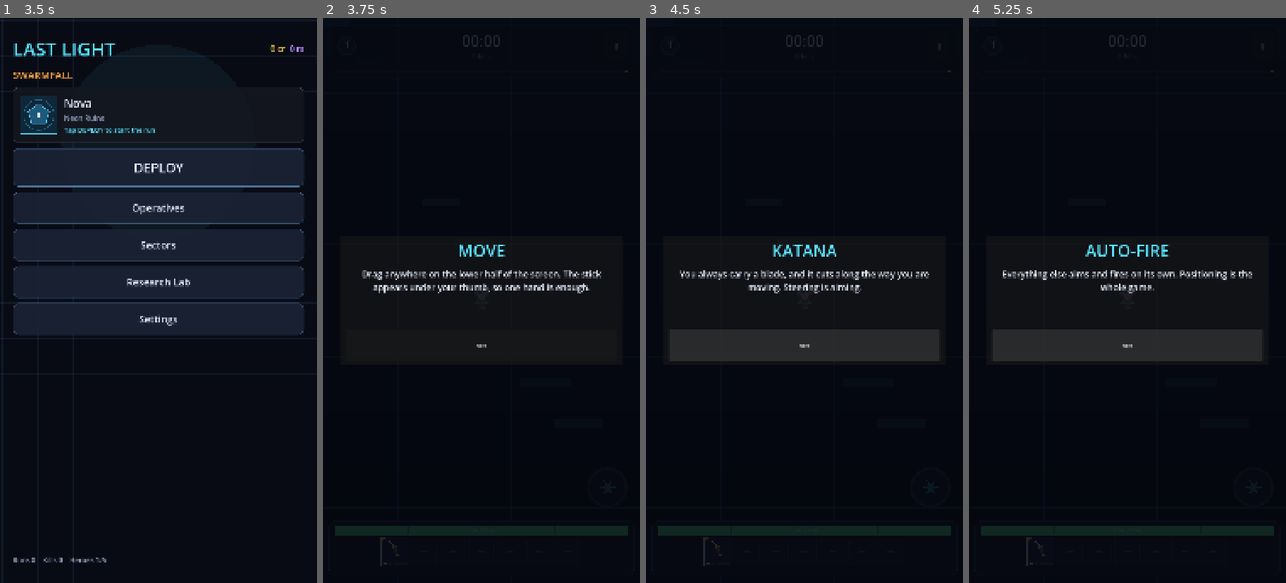
Above: before the commit, frames 1-4 (left to right).
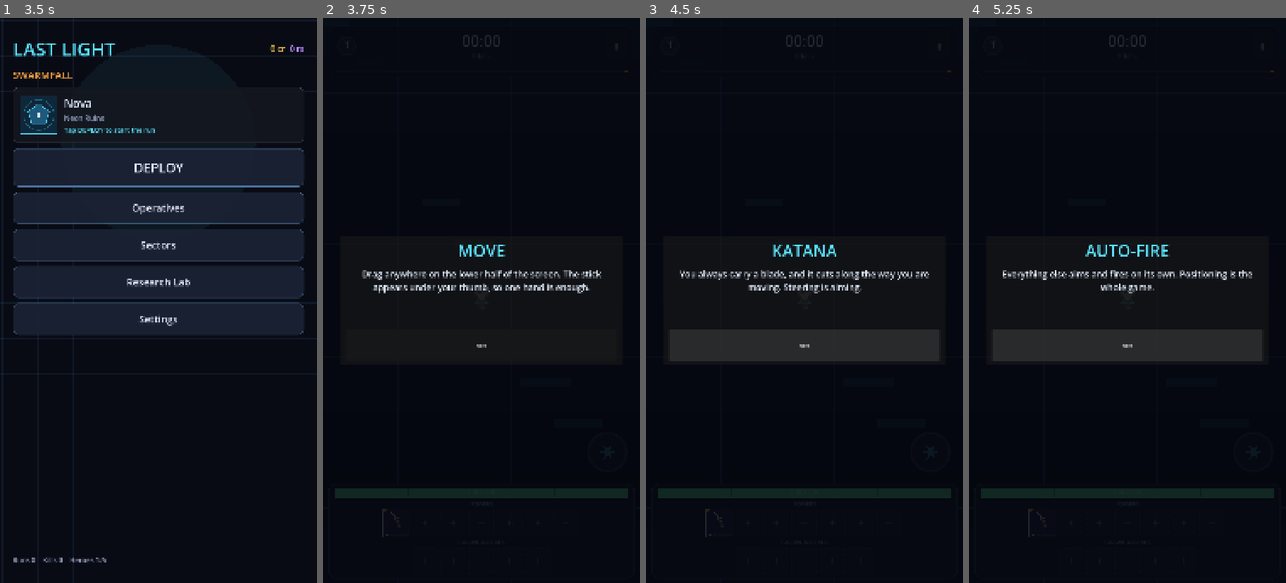
Above: after the commit, the same moments.

Repository: ArvinthRajkumar/Survivor-io
Game: Godot game, scene res://scenes/game/Boot.tscn
Same seed, same stepped clock (60 frames per second), same inputs: the game is played once before the commit and once after it.
Inputs (mouse positions are in pixels of both pictures, inside the frame that each line leads up to):
- Up to frame 1 (3.5 s): tap Enter at 0.5 s; move the mouse to (228, 272) at 0.52 s; hold D (move_right) 0.53-1.25 s; tap Space (use_ultimate) at 0.6 s; click (228, 272) at 0.67 s; click "Upgrades" at 1.25 s; click "Relics" at 2 s; click "Back" at 2.75 s
- Up to frame 2 (3.75 s): click "DEPLOY" at 3.5 s
- Up to frame 3 (4.5 s): click "Next" at 4.25 s
- Up to frame 4 (5.25 s): click "Next" at 5 s

Frame 1 is identical in both runs. In frame 2, 3.3% of the frame differs, in the area x 3-97%, y 83-97%; in frame 3, 3.3%; in frame 4, 3.3%.

Commit message:
Fix results screen, katana coverage, HUD rows, pickups, high score
Six fixes from a first playtest pass on the debug APK.

Results screen. add_stat_row() built both labels with word-wrap on by
default. A wrapped Label reports almost no minimum width — Godot lets the
container decide, since it can always wrap more — so the value label,
sitting next to a sibling set to EXPAND_FILL, was starved down to a
sliver and every digit wrapped onto its own line. That inflated the
panel far past the screen, which is also why Main Menu was unreachable:
the buttons were still there, just pushed off screen. Turning wrap off
for these one-line stat rows was the actual fix.

Character always faces the camera. Removed the three-quarter turn
(_back) entirely — running toward the top of the screen used to show the
character's back; now only the left/right mirror and lean change with
movement.

Katana now hits front, back, and pulses outward. Every swing spawns a
mirrored back cut alongside the front one (so a crowd that has wrapped
around the player is not a blind spot), plus a lighter full-circle
pressure pulse once per cooldown that catches anything standing still
beside the player between swings. All three reuse the existing SlashArc
pooling, no new entity type.

HUD split into Powers / Passive Abilities rows. The bottom bar was one
row mixing both categories in pick order; it's now two labelled rows,
each sized to how many of that category could ever be owned (capped by
the six-slot budget and by how many actually exist in content, so
Passives — only five exist — isn't stretched out with dead sockets).

Pickups no longer fly in from across the screen. The base pickup radius
was 260 (2.1x soft-pull field on top of that), so a kill almost anywhere
in view would start homing toward the player before they'd taken a step.
Base radius is now a real "walk over it" 70, with Salvage Magnet's own
bonus roughly doubled so choosing it is what actually earns the wide
pull.

Main menu shows longest survival. Added
SaveManager.get_best_time_overall() (max across every sector's best
time) and surface it above the existing Runs/Kills/Heroes line, omitted
entirely on a blank profile rather than showing 00:00.

Verified headless (multi-minute soak, no script errors) and visually via
Xvfb screenshots — the results screen with representative data, the
character across all movement directions, and the live two-row HUD.

Co-Authored-By: Claude Sonnet 5 <noreply@anthropic.com>
Claude-Session: https://claude.ai/code/session_01BuoY5GuLTjzU16DX3CzVB3

Diff:
--- a/resources/heroes/aegis.tres
+++ b/resources/heroes/aegis.tres
@@ -12,7 +12,7 @@
 move_speed = 280.0
 armor = 4.0
 damage_mult = 0.94
-pickup_radius = 260.0
+pickup_radius = 70.0
 starting_power_id = &"katana"
 passive_id = &"bulwark_plating"
 passive_name = "Bulwark Plating"
--- a/resources/heroes/bramble.tres
+++ b/resources/heroes/bramble.tres
@@ -11,7 +11,7 @@
 max_health = 130.0
 armor = 2.0
 area_mult = 1.05
-pickup_radius = 260.0
+pickup_radius = 70.0
 starting_power_id = &"katana"
 passive_id = &"deep_roots"
 passive_name = "Deep Roots"
--- a/resources/heroes/ember.tres
+++ b/resources/heroes/ember.tres
@@ -11,7 +11,7 @@
 move_speed = 310.0
 damage_mult = 1.08
 area_mult = 1.1
-pickup_radius = 260.0
+pickup_radius = 70.0
 starting_power_id = &"katana"
 passive_id = &"kindling"
 passive_name = "Kindling"
--- a/resources/heroes/nova.tres
+++ b/resources/heroes/nova.tres
@@ -11,7 +11,7 @@
 max_health = 110.0
 move_speed = 330.0
 cooldown_mult = 0.94
-pickup_radius = 260.0
+pickup_radius = 70.0
 crit_chance = 0.08
 passive_id = &"overclock"
 passive_name = "Overclock"
--- a/resources/heroes/rift.tres
+++ b/resources/heroes/rift.tres
@@ -10,7 +10,7 @@
 description = "Maps the tears the swarm crawls out of. Never quite in the place you last saw."
 max_health = 85.0
 move_speed = 355.0
-pickup_radius = 260.0
+pickup_radius = 70.0
 crit_chance = 0.1
 crit_damage = 1.75
 luck = 2.0
--- a/resources/powers/salvage_magnet.tres
+++ b/resources/powers/salvage_magnet.tres
@@ -13,7 +13,7 @@
 level_notes = PackedStringArray()
 count_at_levels = PackedInt32Array()
 stat_multipliers = {
-"pickup_radius_mult": 0.22,
+"pickup_radius_mult": 0.4,
 "xp_gain_mult": 0.15
 }
 color = Color(1, 0.72, 0.35, 1)
--- a/scripts/autoload/SaveManager.gd
+++ b/scripts/autoload/SaveManager.gd
@@ -304,6 +304,15 @@
 	return float(best.get(String(level_id), 0.0))
 
 
+## Longest survival across every sector, for the main menu's headline stat.
+func get_best_time_overall() -> float:
+	var best: Dictionary = profile.get("best_times", {})
+	var top := 0.0
+	for key in best:
+		top = maxf(top, float(best[key]))
+	return top
+
+
 func get_clear_count(level_id: StringName) -> int:
 	var clears: Dictionary = profile.get("clears", {})
 	return int(clears.get(String(level_id), 0))
--- a/scripts/pickups/XPShard.gd
+++ b/scripts/pickups/XPShard.gd
@@ -9,8 +9,11 @@
 const LIFETIME := 75.0
 ## Shards inside this multiple of the magnet radius start drifting in on their
 ## own. The Area2D magnet gives a crisp snap; this soft pull is what stops a
-## ranged build from leaving most of its own XP on the floor.
-const SOFT_PULL_SCALE := 2.1
+## ranged build from leaving most of its own XP on the floor. Kept close to 1x
+## now that the base pickup radius is itself tight (a shard should not start
+## flying across half the screen just because the player exists somewhere on
+## it) — a dedicated magnet passive is what is supposed to widen this.
+const SOFT_PULL_SCALE := 1.5
 const SCAN_INTERVAL := 0.3
 
 var value: int = 1
--- a/scripts/player/PlayerVisual.gd
+++ b/scripts/player/PlayerVisual.gd
@@ -6,9 +6,9 @@
 ## enemies on screen. Everything that makes it feel alive is layered on top of
 ## that silhouette rather than baked into it:
 ##
-##  * a three-quarter turn — the character shows its back when running upward and
-##    its face when running down, which is what stops top-down movement reading
-##    as a sprite sliding on ice;
+##  * the operative always faces the camera — only the left/right mirror and the
+##    lean change with movement, so the player's own character is never a blank
+##    silhouette to look at;
 ##  * a scarf simulated as a lagging chain, so direction changes whip it;
 ##  * squash and stretch driven by acceleration, plus a lean into the turn;
 ##  * footfall dust timed to the actual step cycle;
@@ -40,8 +40,6 @@
 var _thrust: float = 0.0
 var _facing: float = 1.0
 var _lean: float = 0.0
-## 0 = facing the camera, 1 = seen from behind. Blended, never snapped.
-var _back: float = 0.0
 var _squash: float = 0.0
 var _last_speed: float = 0.0
 var _hurt_flash: float = 0.0
@@ -90,10 +88,6 @@
 	if absf(dir.x) > 0.12:
 		_facing = signf(dir.x)
 	_lean = clampf(dir.x * 0.20, -0.24, 0.24)
-	# Turning toward the top of the screen shows the operative's back; the blend
-	# is slow enough that a wiggle never flips the character back and forth.
-	var want_back := clampf(-dir.y * 1.6, 0.0, 1.0) if dir.length_squared() > 0.02 else _back
-	_back = lerpf(_back, want_back, clampf(delta * 7.0, 0.0, 1.0))
 	# Acceleration drives squash and stretch: speeding up stretches the body
 	# along its travel, slamming to a stop squashes it.
 	var accel := (speed - _last_speed) / maxf(0.0001, delta)
@@ -116,7 +110,6 @@
 	_slash_time = _slash_span
 	if absf(_slash_dir.x) > 0.2:
 		_facing = signf(_slash_dir.x)
-	_back = lerpf(_back, clampf(-_slash_dir.y * 1.6, 0.0, 1.0), 0.5)
 	# A short lunge sells the commitment of the swing.
 	_lunge = _slash_dir * (7.0 if spin else 5.0)
 
@@ -400,22 +393,14 @@
 		shade.append((p as Vector2).rotated(lean) + centre)
 	draw_colored_polygon(shade, Color(0.0, 0.0, 0.0, 0.16))
 
-	if _back > 0.5:
-		# Seen from behind: a spine seam and the harness that holds the saya.
-		draw_line(Vector2(0.0, -BODY_HEIGHT * 0.5).rotated(lean) + centre,
-			Vector2(0.0, BODY_HEIGHT * 0.6).rotated(lean) + centre,
-			tint.darkened(0.3), 2.0, true)
-		draw_line(Vector2(-BODY_WIDTH * 0.9, -BODY_HEIGHT * 0.2).rotated(lean) + centre,
-			Vector2(BODY_WIDTH * 0.9, BODY_HEIGHT * 0.15).rotated(lean) + centre,
-			accent_secondary.darkened(0.36), 3.0, true)
-	else:
-		# Seen from the front: open jacket, undershirt, and the roster emblem.
-		var lapel := PackedVector2Array()
-		for p in [Vector2(-5.5, -BODY_HEIGHT * 0.55), Vector2(5.5, -BODY_HEIGHT * 0.55),
-				Vector2(3.0, BODY_HEIGHT * 0.6), Vector2(-3.0, BODY_HEIGHT * 0.6)]:
-			lapel.append((p as Vector2).rotated(lean) + centre)
-		draw_colored_polygon(lapel, tint.darkened(0.75))
-		_draw_emblem(centre + Vector2(0.0, -BODY_HEIGHT * 0.12).rotated(lean), lean)
+	# Open jacket, undershirt, and the roster emblem — always visible since the
+	# operative always faces the camera.
+	var lapel := PackedVector2Array()
+	for p in [Vector2(-5.5, -BODY_HEIGHT * 0.55), Vector2(5.5, -BODY_HEIGHT * 0.55),
+			Vector2(3.0, BODY_HEIGHT * 0.6), Vector2(-3.0, BODY_HEIGHT * 0.6)]:
+		lapel.append((p as Vector2).rotated(lean) + centre)
+	draw_colored_polygon(lapel, tint.darkened(0.75))
+	_draw_emblem(centre + Vector2(0.0, -BODY_HEIGHT * 0.12).rotated(lean), lean)
 
 	# Belt across the hips.
 	var belt_l := Vector2(-BODY_WIDTH * 1.0, BODY_HEIGHT * 0.44).rotated(lean) + centre
@@ -507,16 +492,14 @@
 func _draw_head(origin: Vector2, lean: float, tint: Color) -> void:
 	var head := origin + Vector2(0.0, -BODY_HEIGHT - HEAD_RADIUS * 0.55).rotated(lean * 0.6)
 	var tilt := lean * 0.5
-	var from_behind := _back > 0.55
 
 	# Hair mass behind the face, with a couple of loose strands that sway.
 	_draw_hair_back(head, tilt)
 
-	# Ears, only where a viewer would actually see them.
-	if not from_behind:
-		for side in [-1.0, 1.0]:
-			draw_circle(head + Vector2(side * HEAD_RADIUS * 0.94, HEAD_RADIUS * 0.06), 3.2,
-				_skin.darkened(0.08))
+	# Ears.
+	for side in [-1.0, 1.0]:
+		draw_circle(head + Vector2(side * HEAD_RADIUS * 0.94, HEAD_RADIUS * 0.06), 3.2,
+			_skin.darkened(0.08))
 
 	var skin := _skin
 	if _hurt_flash > 0.0:
@@ -525,18 +508,12 @@
 		skin = skin.darkened(0.35)
 
 	# Head shape: a slightly squared circle reads more like a face than a ball.
-	# Turned away, the same shape is filled with hair rather than skin, which is
-	# the whole reason the turn reads at a glance.
 	var face := PackedVector2Array()
 	for i in 16:
 		var a := TAU * float(i) / 16.0
 		var r := HEAD_RADIUS * (1.0 - 0.06 * cos(a * 2.0))
 		face.append(head + Vector2(cos(a) * r, sin(a) * r * 0.98))
-	draw_colored_polygon(face, _hair if from_behind else skin)
-
-	if from_behind:
-		_draw_back_of_head(head, tilt)
-		return
+	draw_colored_polygon(face, skin)
 
 	_draw_face(head, skin)
 	_draw_hair_front(head, tilt)
@@ -548,28 +525,6 @@
 		accent_secondary, 4.2, true)
 	draw_circle(head + Vector2(HEAD_RADIUS * 0.30 * _facing, -HEAD_RADIUS * 0.44), 3.0,
 		Color(1, 1, 1, 0.85))
-
-
-## Running away from the camera: hair, the sheen across it, and the headband
-## knot with two ties that swing on their own clock.
-func _draw_back_of_head(head: Vector2, tilt: float) -> void:
-	draw_arc(head + Vector2(0.0, -HEAD_RADIUS * 0.12), HEAD_RADIUS * 0.72,
-		PI * 1.10, PI * 1.70, 10, _hair.lightened(0.26), 3.4, true)
-	# Nape: a short fan of strands where the hair meets the collar.
-	for i in 5:
-		var t := float(i) / 4.0
-		var root := head + Vector2(lerpf(-0.62, 0.62, t) * HEAD_RADIUS, HEAD_RADIUS * 0.55)
-		draw_line(root, root + Vector2((t - 0.5) * 6.0, HEAD_RADIUS * 0.34).rotated(tilt),
-			_hair.darkened(0.25), 4.0, true)
-	draw_line(head + Vector2(-HEAD_RADIUS * 0.96, -HEAD_RADIUS * 0.10).rotated(tilt * 0.4),
-		head + Vector2(HEAD_RADIUS * 0.96, -HEAD_RADIUS * 0.14).rotated(tilt * 0.4),
-		accent_secondary, 4.2, true)
-	var knot := head + Vector2(HEAD_RADIUS * 0.80 * _facing, -HEAD_RADIUS * 0.08)
-	draw_circle(knot, 3.4, accent_secondary)
-	for i in 2:
-		var sway := sin(_phase * 5.5 + float(i) * 1.4) * 3.2
-		draw_line(knot, knot + Vector2(8.0 * _facing + sway, 9.0 + float(i) * 3.0),
-			accent_secondary.darkened(0.12 + 0.1 * float(i)), 2.6, true)
 
 
 func _draw_hair_back(head: Vector2, tilt: float) -> void:
--- a/scripts/powers/behaviors/KatanaPower.gd
+++ b/scripts/powers/behaviors/KatanaPower.gd
@@ -7,10 +7,21 @@
 ## last heading, which means a player who backs off a crowd and stops still has
 ## their edge pointed at it.
 ##
+## Every swing is really three attacks at once, so nothing standing next to the
+## player is ever actually safe:
+##  * a front cut in the direction of travel;
+##  * a mirrored back cut, so a crowd that has wrapped around the player is not
+##    a blind spot;
+##  * a lighter full-circle pressure pulse layered on top, once per cooldown,
+##    which is the "not just the line attack" case — an enemy standing still
+##    beside the player between swings still takes chip damage from it.
+##
 ## Swings alternate handedness (down-swing, then back-swing) so a held direction
 ## reads as a combo rather than one animation looping. Levels widen the arc,
 ## lengthen the reach and add follow-up cuts; at max level the follow-up becomes
-## a full spin that clears every side at once.
+## a full spin that clears every side in one sweep (so it skips the separate
+## back cut — a mirrored copy of a circle that already covers everything would
+## just double its own damage for no new coverage).
 
 const BASE_REACH := 122.0
 const BASE_ARC := 2.05
@@ -54,6 +65,9 @@
 func _fire() -> void:
 	var dir := _swing_direction()
 	_swing(dir, false)
+	# The pressure pulse is tied to the cooldown, not to every individual cut,
+	# so a levelled combo does not also multiply the AOE by its cut count.
+	_aoe_pulse()
 	# Extra cuts land as a follow-up rather than all at once, so a levelled
 	# katana reads as a faster combo instead of a thicker single hit.
 	_queued = maxi(0, get_count() - 1)
@@ -85,16 +99,12 @@
 	var spin := is_max_level() and finisher
 	var arc := TAU if spin else get_arc()
 	var reach := get_reach() * (1.12 if spin else 1.0)
-	var cfg := {
+	var base_cfg := {
 		"position": player.global_position,
 		"follow": player,
-		"facing": dir.angle(),
-		"arc": arc,
 		"reach": reach,
-		"direction": _handedness,
 		"sweep_time": 0.16 if spin else 0.10,
 		"life": 0.30 if spin else 0.24,
-		"damage": get_damage() * (1.25 if spin else 1.0),
 		"crit_chance": get_crit_chance(),
 		"crit_damage": get_crit_damage(),
 		"knockback": get_knockback(),
@@ -102,9 +112,62 @@
 		"color2": data.color_secondary,
 		"source_id": get_instance_id(),
 	}
-	ProjectileSystem.instance.spawn_slash(cfg)
+	if spin:
+		# A spin already sweeps every side in one pass; a mirrored copy of a full
+		# circle would just double its own damage without covering anything new.
+		var cfg := base_cfg.duplicate()
+		cfg["facing"] = dir.angle()
+		cfg["arc"] = arc
+		cfg["direction"] = _handedness
+		cfg["damage"] = get_damage() * 1.25
+		ProjectileSystem.instance.spawn_slash(cfg)
+	else:
+		var front := base_cfg.duplicate()
+		front["facing"] = dir.angle()
+		front["arc"] = arc
+		front["direction"] = _handedness
+		front["damage"] = get_damage()
+		ProjectileSystem.instance.spawn_slash(front)
+		# Mirrored back cut: same arc and reach, aimed the other way, swept in
+		# the opposite hand so the two crescents read as one X-shaped pass
+		# rather than a single blade teleporting.
+		var back := base_cfg.duplicate()
+		back["facing"] = dir.angle() + PI
+		back["arc"] = arc
+		back["direction"] = -_handedness
+		back["damage"] = get_damage()
+		ProjectileSystem.instance.spawn_slash(back)
 	# The character animation is driven from here so the blade in the operative's
-	# hands is always in step with the cut that actually deals the damage.
+	# hands is always in step with the front cut — the one visible attack that
+	# actually has an arm behind it.
 	if player.visual != null:
 		player.visual.call("play_slash", dir, _handedness, arc, spin)
 	play_sound(&"shoot", -16.0 if not spin else -10.0)
+
+
+## The full-circle pressure pulse layered under the directional cuts. Weaker
+## than a direct hit — it is meant to catch anything standing still next to the
+## player between swings, not to replace aiming the cut itself.
+func _aoe_pulse() -> void:
+	if player == null or ProjectileSystem.instance == null:
+		return
+	var cfg := {
+		"position": player.global_position,
+		"follow": player,
+		"facing": 0.0,
+		"arc": TAU,
+		"reach": get_reach() * 0.85,
+		"direction": 1.0,
+		"sweep_time": 0.15,
+		"life": 0.26,
+		"damage": get_damage() * 0.5,
+		"crit_chance": get_crit_chance(),
+		"crit_damage": get_crit_damage(),
+		"knockback": get_knockback() * 0.6,
+		# Swapped palette from the directional cuts, so the ring reads as its
+		# own distinct effect rather than a third copy of the same crescent.
+		"color": data.color_secondary,
+		"color2": data.color,
+		"source_id": get_instance_id(),
+	}
+	ProjectileSystem.instance.spawn_slash(cfg)
--- a/scripts/ui/HUD.gd
+++ b/scripts/ui/HUD.gd
@@ -8,17 +8,17 @@
 ##
 ## Layout, top to bottom: a status panel with the level badge, run clock and
 ## milestone bar; the boss banner; the floating log; then the bottom console with
-## the health bar, the slot row and the ultimate button. The slot row is seven
-## wide: the innate katana first, then the six the player actually spends.
-## Everything is one thumb's reach from the bottom of a phone screen.
+## the health bar, two labelled slot rows and the ultimate button. The rows keep
+## the two upgrade categories visually grouped instead of interleaved in pick
+## order: Powers (the innate katana first, then any chosen Powers) on top,
+## Passive Abilities below. Everything is one thumb's reach from the bottom of a
+## phone screen.
 
 signal pause_pressed
 signal joystick_moved(direction: Vector2)
 
 const LOG_LIFETIME := 2.6
 const MAX_LOG_LINES := 3
-## Six chosen slots plus the innate katana that never spends one.
-const SLOT_COUNT := PowerLoadout.MAX_SLOTS + 1
 const SLOT_SIZE := Vector2(88, 88)
 
 @onready var joystick: TouchJoystick = $Joystick
@@ -45,8 +45,12 @@
 var _health_label: Label
 var _health_bar: Control
 
-var _slots: Array[PowerSlot] = []
-var _slot_row: HBoxContainer
+## The two rows, each in pick order. Slot 0 of _power_slots is always the
+## innate katana. Kept separate so rebuilding can route an owned id to the
+## right row by category, but the two are iterated together (see _all_slots())
+## wherever a piece of code genuinely does not care which row a slot is in.
+var _power_slots: Array[PowerSlot] = []
+var _passive_slots: Array[PowerSlot] = []
 var _tooltip: PanelContainer
 var _tooltip_title: Label
 var _tooltip_body: Label
@@ -235,13 +239,13 @@
 	console.set_anchors_and_offsets_preset(Control.PRESET_BOTTOM_WIDE)
 	console.offset_left = 18
 	console.offset_right = -18
-	console.offset_top = -212
+	console.offset_top = -340
 	console.offset_bottom = -22
 	console.mouse_filter = Control.MOUSE_FILTER_PASS
 	add_child(console)
 
 	var column := VBoxContainer.new()
-	column.add_theme_constant_override("separation", 12)
+	column.add_theme_constant_override("separation", 8)
 	column.mouse_filter = Control.MOUSE_FILTER_PASS
 	console.add_child(column)
 
@@ -258,26 +262,55 @@
 	_health_label.mouse_filter = Control.MOUSE_FILTER_IGNORE
 	_health_bar.add_child(_health_label)
 
-	_slot_row = HBoxContainer.new()
-	_slot_row.add_theme_constant_override("separation", 10)
-	_slot_row.alignment = BoxContainer.ALIGNMENT_CENTER
-	_slot_row.mouse_filter = Control.MOUSE_FILTER_PASS
-	column.add_child(_slot_row)
-
-	for i in SLOT_COUNT:
+	# Each row's socket count is however many of that category could ever be
+	# owned at once — capped by the six-slot budget, but also by how many of
+	# that category actually exist in content, so the Passives row (only five
+	# exist) is not stretched out with sockets nothing could ever fill.
+	var power_capacity := 1 + mini(PowerLoadout.MAX_SLOTS,
+		maxi(0, ContentDB.active_power_list.size() - 1))
+	var passive_capacity := mini(PowerLoadout.MAX_SLOTS, ContentDB.passive_list.size())
+	_power_slots = _build_slot_row(column, "POWERS", power_capacity, true)
+	_passive_slots = _build_slot_row(column, "PASSIVE ABILITIES", passive_capacity, false)
+
+	_build_ultimate()
+
+
+## One labelled row of sockets. `innate_first` marks slot 0 as the katana,
+## which only the Powers row ever has.
+func _build_slot_row(column: VBoxContainer, title: String, capacity: int,
+		innate_first: bool) -> Array[PowerSlot]:
+	var label := UITheme.make_label(title, 18, Palette.TEXT_DIM, false)
+	label.horizontal_alignment = HORIZONTAL_ALIGNMENT_CENTER
+	column.add_child(label)
+
+	var row := HBoxContainer.new()
+	row.add_theme_constant_override("separation", 8)
+	row.alignment = BoxContainer.ALIGNMENT_CENTER
+	row.mouse_filter = Control.MOUSE_FILTER_PASS
+	column.add_child(row)
+
+	var slots: Array[PowerSlot] = []
+	for i in capacity:
 		var slot := PowerSlot.new()
 		slot.slot_index = i
-		# Slot 0 always holds the katana, and says so.
-		slot.innate = i == 0
+		slot.innate = innate_first and i == 0
 		slot.custom_minimum_size = SLOT_SIZE
 		# Fixed, not expanding: stretched sockets stop being square and the
 		# artwork inside them starts to look stretched with them.
 		slot.size_flags_horizontal = Control.SIZE_SHRINK_CENTER
 		slot.hover_changed.connect(_on_slot_hover)
-		_slot_row.add_child(slot)
-		_slots.append(slot)
-
-	_build_ultimate()
+		row.add_child(slot)
+		slots.append(slot)
+	return slots
+
+
+## The two rows concatenated, for the handful of places (the per-frame charge
+## sweep) that genuinely want every slot regardless of category.
+func _all_slots() -> Array[PowerSlot]:
+	var out: Array[PowerSlot] = []
+	out.append_array(_power_slots)
+	out.append_array(_passive_slots)
+	return out
 
 
 func _build_ultimate() -> void:
@@ -289,8 +322,9 @@
 	_ultimate_button.set_anchors_and_offsets_preset(Control.PRESET_BOTTOM_RIGHT)
 	_ultimate_button.offset_left = -186
 	_ultimate_button.offset_right = -36
-	_ultimate_button.offset_top = -400
-	_ultimate_button.offset_bottom = -250
+	# Floats clear above the console, which is now two slot rows tall.
+	_ultimate_button.offset_top = -520
+	_ultimate_button.offset_bottom = -370
 	_ultimate_button.pressed.connect(_on_ultimate_pressed)
 	add_child(_ultimate_button)
 
@@ -325,15 +359,31 @@
 # --- Slots and tooltip ------------------------------------------------------
 
 func _rebuild_slots() -> void:
-	var ids := RunManager.loadout.get_ordered_ids()
-	for i in _slots.size():
-		if i < ids.size():
-			var data := ContentDB.get_power(ids[i])
-			_slots[i].set_entry(data, RunManager.loadout.get_level(ids[i]))
+	# Katana first (get_ordered_ids() guarantees that), then split by category
+	# so each row only ever shows its own kind, in the order it was picked.
+	var power_ids: Array = []
+	var passive_ids: Array = []
+	for id in RunManager.loadout.get_ordered_ids():
+		var data := ContentDB.get_power(id)
+		if data == null:
+			continue
+		if data.is_passive():
+			passive_ids.append(id)
 		else:
-			_slots[i].clear_entry()
+			power_ids.append(id)
+	_fill_row(_power_slots, power_ids)
+	_fill_row(_passive_slots, passive_ids)
 	if _tooltip_target != null and not _tooltip_target.is_filled():
 		_hide_tooltip()
+
+
+func _fill_row(slots: Array[PowerSlot], ids: Array) -> void:
+	for i in slots.size():
+		if i < ids.size():
+			var id: StringName = ids[i]
+			slots[i].set_entry(ContentDB.get_power(id), RunManager.loadout.get_level(id))
+		else:
+			slots[i].clear_entry()
 
 
 func _on_slot_hover(slot: PowerSlot, hovered: bool) -> void:
@@ -478,7 +528,7 @@
 		clear_boss()
 
 	if player != null and is_instance_valid(player):
-		for slot in _slots:
+		for slot in _all_slots():
 			if slot.is_filled() and slot.data.is_power():
 				slot.set_charge(player.powers.get_charge_ratio(slot.data.id))
 
--- a/scripts/ui/MainMenu.gd
+++ b/scripts/ui/MainMenu.gd
@@ -37,6 +37,15 @@
 	_add_nav("Sectors", GameManager.goto_level_select)
 	_add_nav("Research Lab", GameManager.goto_meta)
 	_add_nav("Settings", _on_settings)
+
+	# Longest single survival across every sector — the run's whole headline
+	# stat is "how long did you last", so that is what belongs on the title
+	# screen. Left off entirely on a blank profile rather than showing 00:00.
+	var best := SaveManager.get_best_time_overall()
+	if best > 0.0:
+		var best_label := UITheme.make_label(
+			"Best survival: %s" % MathUtil.format_time(best), 26, Palette.GOLD)
+		footer.add_child(best_label)
 
 	var stats := UITheme.make_label(_profile_line(), 24, Palette.TEXT_DIM)
 	footer.add_child(stats)
--- a/scripts/ui/OverlayPanel.gd
+++ b/scripts/ui/OverlayPanel.gd
@@ -61,15 +61,21 @@
 
 
 ## Small helper for the stat rows used by the results and pause screens.
+##
+## Both labels are built with wrap off. A wrapped Label reports almost no
+## minimum width (Godot lets the container decide, since it can always wrap
+## more) — with `key` set to EXPAND_FILL that starved `value` down to a sliver,
+## and every digit in it wrapped onto its own line. These are short one-line
+## stats by design, so there is nothing to wrap in the first place.
 func add_stat_row(parent: Control, label_text: String, value_text: String,
 		value_color: Color = Palette.TEXT) -> HBoxContainer:
 	var row := HBoxContainer.new()
 	row.add_theme_constant_override("separation", 12)
 	parent.add_child(row)
-	var key := UITheme.make_label(label_text, 28, Palette.TEXT_DIM)
+	var key := UITheme.make_label(label_text, 28, Palette.TEXT_DIM, false)
 	key.size_flags_horizontal = Control.SIZE_EXPAND_FILL
 	row.add_child(key)
-	var value := UITheme.make_label(value_text, 32, value_color)
+	var value := UITheme.make_label(value_text, 32, value_color, false)
 	value.horizontal_alignment = HORIZONTAL_ALIGNMENT_RIGHT
 	row.add_child(value)
 	return row
--- a/tools/gen/GenHeroes.gd
+++ b/tools/gen/GenHeroes.gd
@@ -33,7 +33,11 @@
 	hero.damage_mult = 1.0
 	hero.cooldown_mult = 1.0
 	hero.area_mult = 1.0
-	hero.pickup_radius = 260.0
+	# Deliberately tight: this is the "walk over it" radius before any magnet
+	# investment. It used to be 260, wide enough that most kills anywhere on
+	# screen would start homing toward the player unprompted — collection
+	# should read as something the player did, not something that just happens.
+	hero.pickup_radius = 70.0
 	hero.crit_chance = 0.05
 	hero.crit_damage = 1.6
 	hero.ultimate_cooldown = 42.0
--- a/tools/gen/GenPowers.gd
+++ b/tools/gen/GenPowers.gd
@@ -304,7 +304,11 @@
 	var magnet := _passive(&"salvage_magnet", "Salvage Magnet", 14)
 	magnet.description = "Drags every loose shard on the field toward you."
 	magnet.tooltip = "Wider pickup radius, more experience."
-	magnet.stat_multipliers = {"pickup_radius_mult": 0.22, "xp_gain_mult": 0.15}
+	# The base radius is deliberately tight (walk-over-it range), so this is
+	# the passive that actually has to deliver "wider" — each level is worth
+	# noticeably more than the old 0.22 was against the old, already-generous
+	# base of 260.
+	magnet.stat_multipliers = {"pickup_radius_mult": 0.40, "xp_gain_mult": 0.15}
 	magnet.color = Color(1.00, 0.72, 0.35)
 	magnet.color_secondary = Color(0.60, 0.85, 1.00)
 	magnet.rarity = 1
